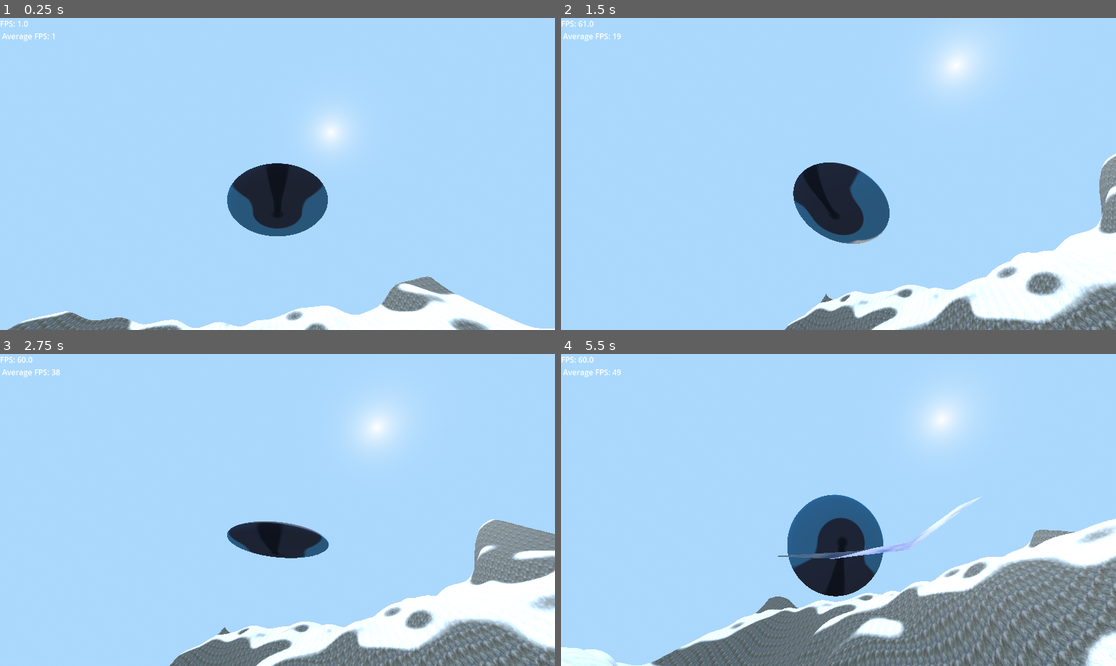
Above: before the commit, frames 1-4 (two rows, left to right).
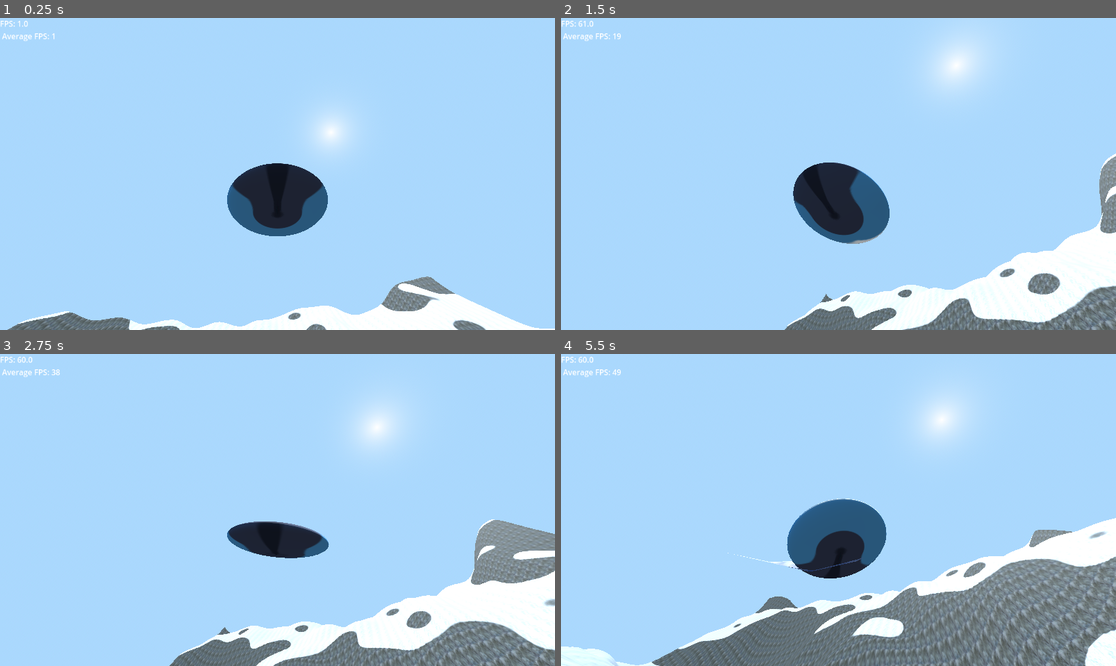
Above: after the commit, the same moments.

Repository: EightLimbed/MountainGame
Game: Godot game, scene res://Game.tscn
Two runs of this game, one before a commit and one after it. Both use one fixed random seed, a clock stepped at 60 frames per second and the inputs below. The engine's default icon, where the game draws it, is replaced by a stand-in: a white triangle on a blue panel in a dark square.
Inputs (mouse positions are in pixels of both pictures, inside the frame that each line leads up to):
- Up to frame 1 (0.25 s): no input
- Up to frame 2 (1.5 s): move the mouse to (960, 158) at 0.52 s; hold D (Right) 0.53-1.28 s; click (960, 158) at 0.67 s; move the mouse to (810, 174) at 1.27 s; hold W (Forward) from 1.28 s (still down)
- Up to frame 3 (2.75 s): keep holding W (Forward); move the mouse to (288, 503) at 2.02 s
- Up to frame 4 (5.5 s): keep holding W (Forward); move the mouse to (832, 516) at 2.77 s; click (832, 516) at 2.92 s; move the mouse to (877, 513) at 3.52 s; move the mouse to (794, 506) at 4.27 s; move the mouse to (844, 510) at 5.02 s; click (844, 510) at 5.17 s

The runs differ from the first frame. In frame 1, 0.5% of the frame differs, in the area x 3-89%, y 84-100%; in frame 2, 1.1%; in frame 3, 1.3%; in frame 4, 4.2%, in the area x 0-100%, y 44-100%.

Commit message:
Fixed Player Airborne Detection, Optimized Treads More

Diff:
--- a/Chunk.gdshader
+++ b/Chunk.gdshader
@@ -9,7 +9,7 @@
 global uniform sampler2D snow_texture;
 global uniform sampler2D stone_texture;
 
-global uniform int max_treads = 128;
+global uniform int max_treads = 64;
 const int TREAD_WIDTH = 16;
 const int TREAD_HEIGHT = 8;
 
@@ -58,7 +58,7 @@
 	vec3 snow_col = texture(snow_texture, UV * 10.0).rgb;
 	vec3 stone_col = texture(stone_texture, UV * 10.0).rgb;
 
-	float slope_blend = smoothstep(snow_threshold - 0.03, snow_threshold + 0.03, slope);
+	float slope_blend = smoothstep(snow_threshold - 0.01, snow_threshold, slope);
 
 	vec3 base_color = mix(stone_col, snow_col, slope_blend);
 
--- a/Player.gd
+++ b/Player.gd
@@ -10,7 +10,7 @@
 var camera_height := 2.0
 
 #movement
-var airborne : bool = true
+var airborne : int = 0
 const SPEED = 5000.0
 
 #treads
@@ -44,19 +44,22 @@
 	var right = Vector3(forward.z, 0, -forward.x).normalized()
 	deal_with_footprints()
 	if input_dir != Vector2.ZERO:
-		if airborne:
+		if airborne == 0:
 			var rot_dir := (right * input_dir.y + -forward * input_dir.x).normalized()
 			apply_torque(rot_dir*SPEED*delta*4.0)
 		var move_dir := (right * input_dir.x + forward * input_dir.y).normalized()
 		apply_central_force(move_dir * SPEED * delta)
 
 func deal_with_footprints():
-	if (old_tread_pos- position).length() > 1.0 and !airborne:
-		tread_manager.add_tread(position)
-		old_tread_pos = position
+	if airborne > 0:
+		tread_manager.set_tread(position)
+		if (old_tread_pos- position).length() > 3.0:
+			tread_manager.add_tread(position)
+			old_tread_pos = position
+		tread_manager.update_tread_texture()
 
 func _on_ground_detector_body_entered(_body: Node3D) -> void:
-	airborne = false
+	airborne += 1
 
 func _on_air_detector_body_exited(_body: Node3D) -> void:
-	airborne = true
+	airborne -= 1
--- a/TreadManager.gd
+++ b/TreadManager.gd
@@ -2,7 +2,7 @@
 
 var footprints: Array[Vector3] = []
 
-const MAX_TREADS = 128
+const MAX_TREADS = 64
 const TREAD_WIDTH = 16
 const TREAD_HEIGHT = 8
 
@@ -15,11 +15,13 @@
 		footprints.append(Vector3.ZERO)
 	update_tread_texture()
 
+func set_tread(pos : Vector3) -> void:
+	footprints[0] = pos
+
 func add_tread(pos: Vector3) -> void:
 	footprints.append(pos)
 	if footprints.size() > MAX_TREADS:
 		footprints.pop_front()
-	update_tread_texture()
 
 func update_tread_texture() -> void:
 	for i in MAX_TREADS:
--- a/project.godot
+++ b/project.godot
@@ -90,5 +90,5 @@
 }
 max_treads={
 "type": "int",
-"value": 128
+"value": 64
 }
